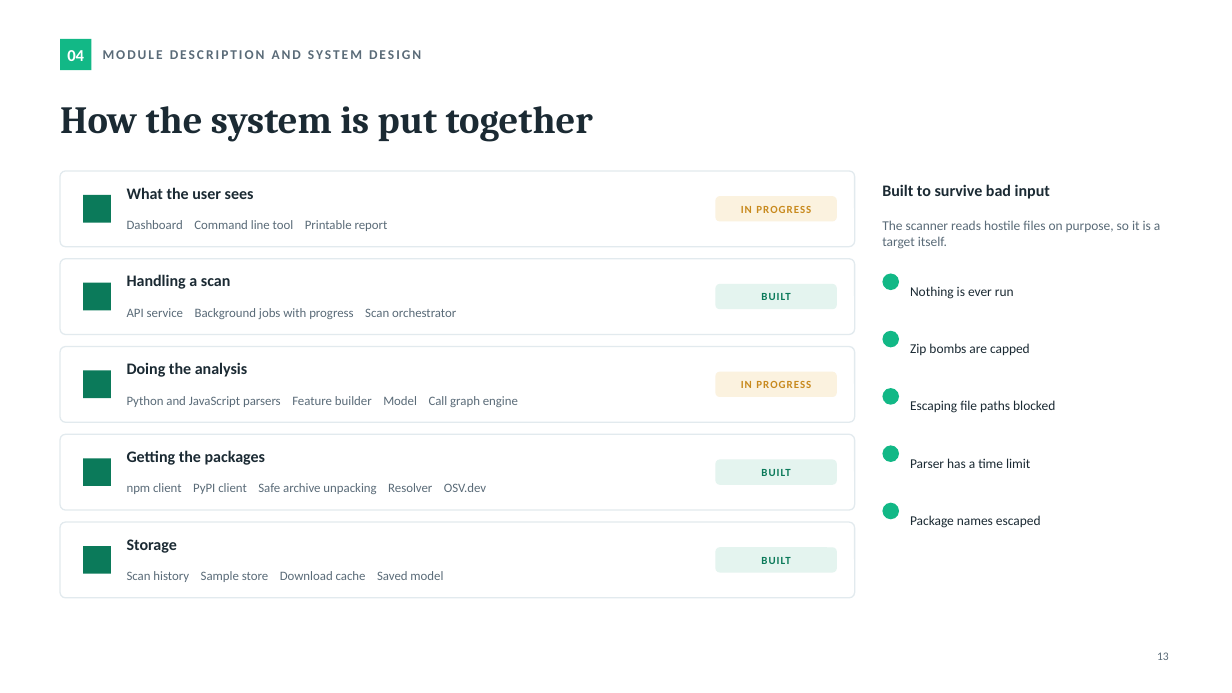
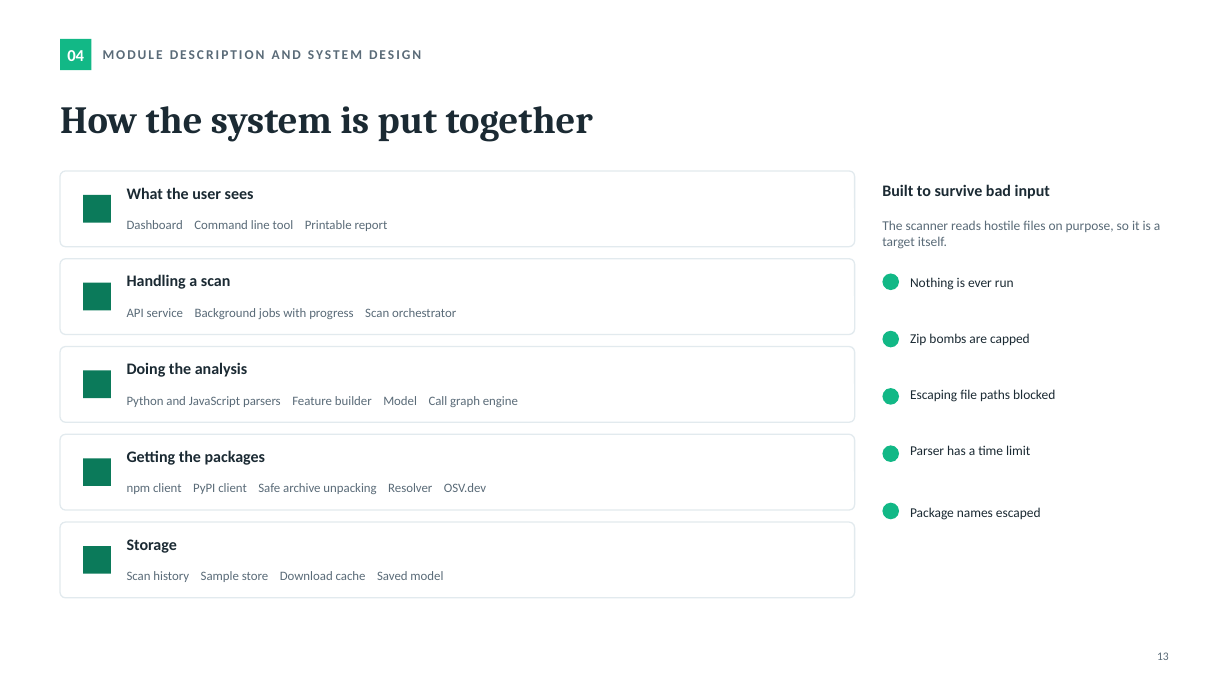
Before and after one commit to notnaveen222/chainguard, a slide deck: slide 13 of docs/review1/ChainGuard_Review1_Progress.pptx. Drawn at 1232x693 pixels with LibreOffice and Linux fonts; fonts in the diff are those of the drawing. Boxes give left, top, right and bottom in pixels: in the first picture for what was removed or moved away, otherwise in the second. Text is boxed around its words. In the diff, an @@ line names an element or a change of style, - is before the commit and + after.

```diff
--- a/docs/review1/ChainGuard_Review1_Progress.pptx
+++ b/docs/review1/ChainGuard_Review1_Progress.pptx
@@ rounded rectangle removed at [716, 197, 836, 221] @@
@@ text removed at [741, 206, 811, 213] @@
-IN PROGRESS
@@ rounded rectangle removed at [716, 285, 836, 309] @@
@@ text removed at [761, 293, 790, 300] @@
-BUILT
@@ rounded rectangle removed at [716, 372, 836, 396] @@
@@ text removed at [741, 381, 811, 388] @@
-IN PROGRESS
@@ 5 texts: place and size @@
-5 texts at [910, 286, 1055, 528]
+5 texts at [910, 277, 1055, 520]
@@ rounded rectangle removed at [716, 460, 836, 484] @@
@@ text removed at [761, 469, 790, 476] @@
-BUILT
@@ rounded rectangle removed at [716, 548, 836, 572] @@
@@ text removed at [761, 557, 790, 564] @@
-BUILT
```
Also in this commit, not shown: 4 other slides changed.
